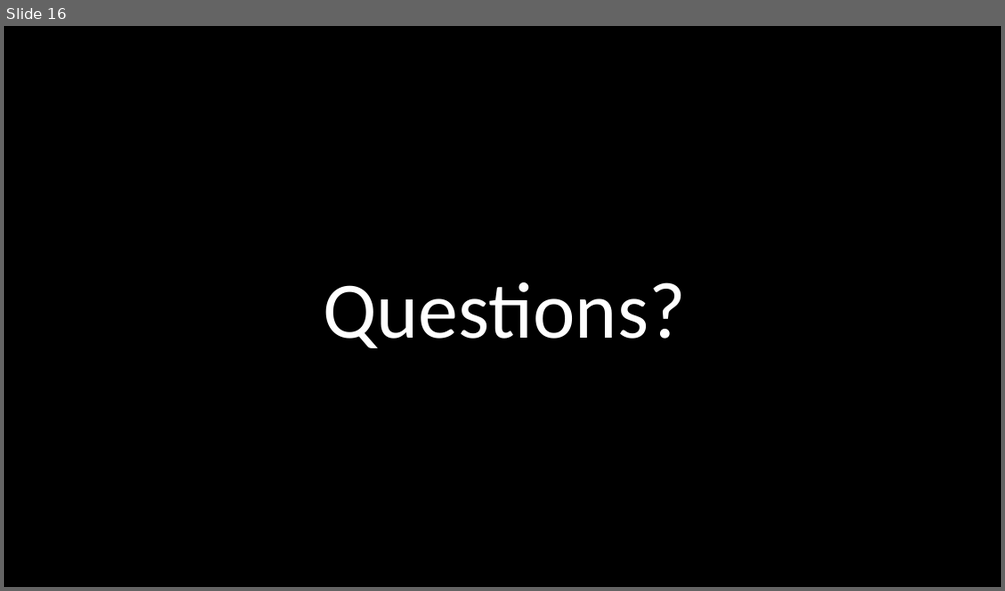
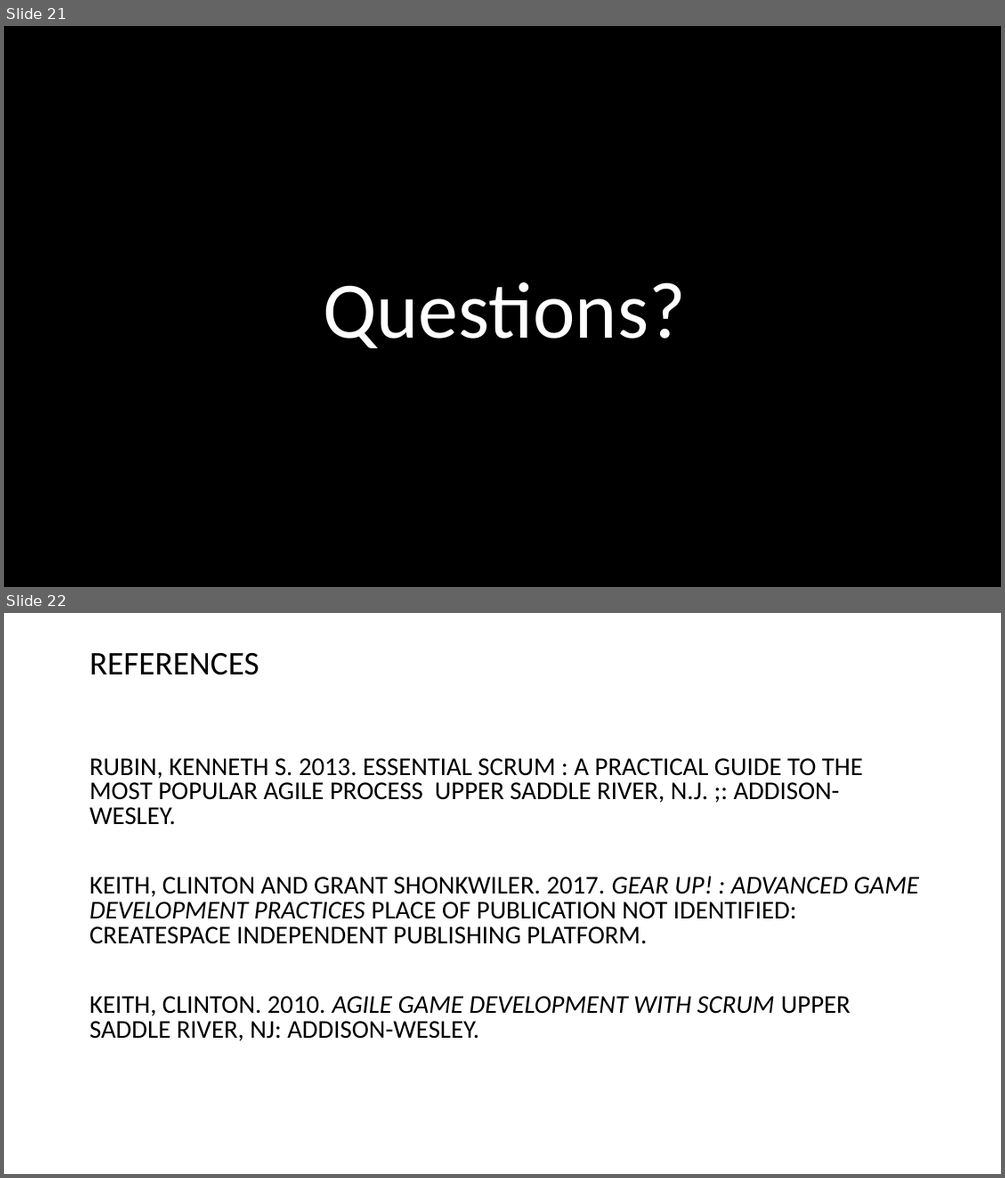
Before and after one commit to Falmouth-Games-Academy/ba-course-materials, a slide deck: GAM240/03/19-20-GAM240-Lecture-Planning.pptx. Shown one above the other, each under a label of ours: slide 16 before the commit, slides 21 and 22 after it. The pictures are 1005x591 and 1005x1178 pixels, drawn with LibreOffice and Linux fonts; fonts in the diff are those of the drawing; background and template pictures are left out. Boxes give left, top, right and bottom in pixels: in the first picture for what was removed or moved away, otherwise in the second. Text is boxed around its words. In the diff, an @@ line names an element or a change of style, - is before the commit and + after.

```diff
--- a/GAM240/03/19-20-GAM240-Lecture-Planning.pptx
+++ b/GAM240/03/19-20-GAM240-Lecture-Planning.pptx
@@ slide 22 added at (4,613,1001,1174), background #FFFFFF @@
@@ text added at (89,653,259,675), 32 pt, text #000000 @@
+REFERENCES
@@ text added at (89,758,920,1041), 24.6 pt, text #000000 @@
+RUBIN, KENNETH S. 2013. ESSENTIAL SCRUM : A PRACTICAL GUIDE TO THE MOST POPULAR AGILE PROCESS UPPER SADDLE RIVER, N.J. ;: ADDISON-WESLEY.
+KEITH, CLINTON AND GRANT SHONKWILER. 2017. GEAR UP! : ADVANCED GAME DEVELOPMENT PRACTICES PLACE OF PUBLICATION NOT IDENTIFIED: CREATESPACE INDEPENDENT PUBLISHING PLATFORM.
+KEITH, CLINTON. 2010. AGILE GAME DEVELOPMENT WITH SCRUM UPPER SADDLE RIVER, NJ: ADDISON-WESLEY.
@@ what was slide 16 is now slide 21 @@
```
Also in this commit, not shown: 2 slides changed, 5 other slides added.
